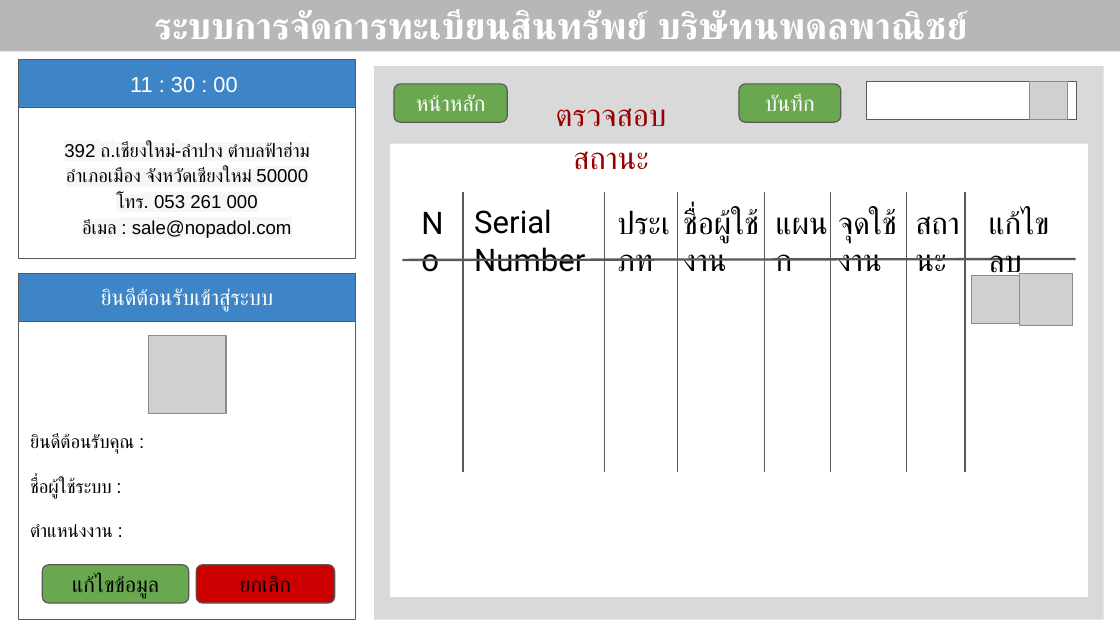
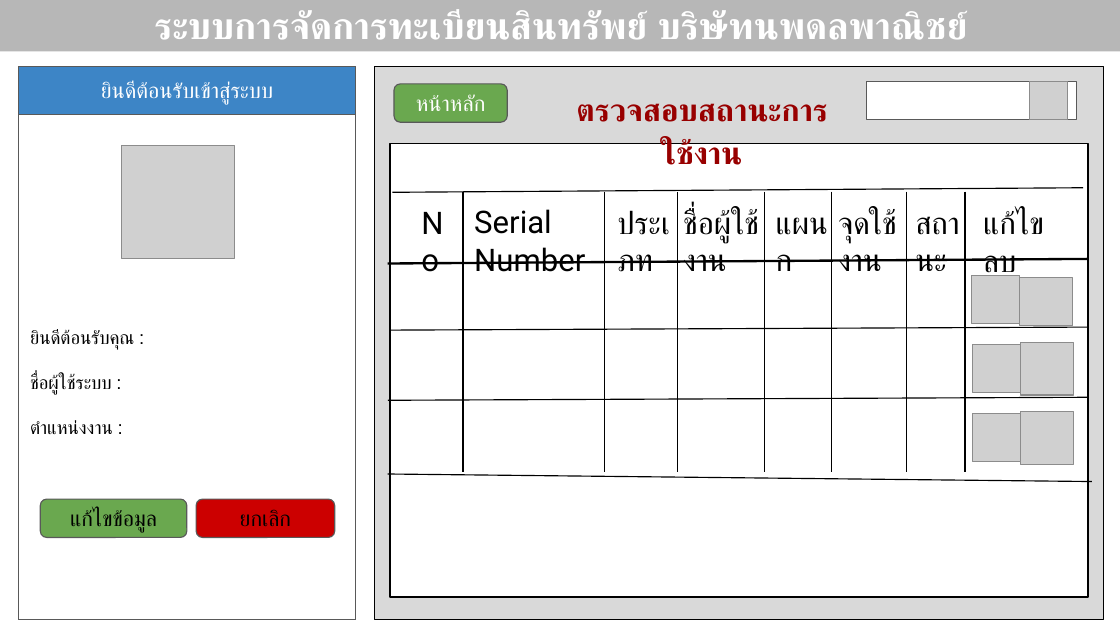
Before and after one commit to itnopadol/Program_asset_register, a slide deck: slide 9 of ออกแบบโปรเจคทะเบียนสินทรัพย์.pptx (slide 7 before the commit). Drawn at 1120x630 pixels with LibreOffice and Linux fonts; fonts in the diff are those of the drawing; grey boxes stand for pictures. Boxes give left, top, right and bottom in pixels: in the first picture for what was removed or moved away, otherwise in the second. Text is boxed around its words. In the diff, an @@ line names an element or a change of style, - is before the commit and + after.

```diff
--- a/ออกแบบโปรเจคทะเบียนสินทรัพย์.pptx
+++ b/ออกแบบโปรเจคทะเบียนสินทรัพย์.pptx
@@ rectangle removed at box(19, 59, 355, 108) @@
-11 : 30 : 00
@@ rectangle "ยินดีต้อนรับเข้าสู่ระบบ": place and size @@
-rectangle "ยินดีต้อนรับเข้าสู่ระบบ" at box(19, 273, 355, 321)
+rectangle "ยินดีต้อนรับเข้าสู่ระบบ" at box(19, 66, 355, 114)
@@ rectangle at box(374, 66, 1103, 619): outline none to #000000 0.75 pt @@
@@ text removed at box(522, 80, 700, 128) @@
-ตรวจสอบสถานะ
@@ rounded rectangle removed at box(739, 84, 841, 122) @@
-บันทึก
@@ rectangle added at box(19, 114, 355, 619), fill #FFFFFF, outline #595959 0.75 pt, 12 pt, text #000000 @@
+ยินดีต้อนรับคุณ :
+ชื่อผู้ใช้ระบบ :
+ตำแหน่งงาน :
@@ picture: place and size @@
-picture at box(148, 336, 225, 413)
+picture at box(121, 146, 234, 259)
@@ rectangle at box(390, 143, 1088, 597): outline none to #000000 0.75 pt @@
@@ text added at box(661, 139, 742, 165), 20 pt, text #980000, bold @@
+ตรวจสอบสถานะการใช้งาน
@@ line added from (392, 193) to (1083, 188), #000000 0.75 pt @@
@@ line (463, 192) - (463, 473): stroke #595959 0.75 pt to #000000 0.75 pt @@
@@ line (604, 192) - (604, 473): stroke #595959 0.75 pt to #000000 0.75 pt @@
@@ line (678, 192) - (678, 473): stroke #595959 0.75 pt to #000000 0.75 pt @@
@@ line (764, 192) - (764, 473): stroke #595959 0.75 pt to #000000 0.75 pt @@
@@ line (832, 192) - (832, 473): stroke #595959 0.75 pt to #000000 0.75 pt @@
@@ line (907, 192) - (907, 473): stroke #595959 0.75 pt to #000000 0.75 pt @@
@@ line (965, 192) - (965, 473): stroke #595959 0.75 pt to #000000 0.75 pt @@
@@ text "แก้ไข ลบ": place and size @@
-text "แก้ไข ลบ" at box(989, 210, 1050, 280)
+text "แก้ไข ลบ" at box(983, 210, 1044, 280)
@@ line moved from (402, 260) - (1075, 259) to (388, 263) - (1088, 259) @@
@@ line (388, 263) - (1088, 259): stroke #595959 1.5 pt to #000000 1.5 pt @@
@@ rectangle added at box(19, 273, 355, 321), fill #3D85C6, outline #595959 0.75 pt @@
@@ picture: place and size @@
-picture at box(1020, 273, 1073, 326)
+picture at box(1020, 278, 1073, 326)
@@ line added from (390, 330) to (1089, 327), #000000 0.75 pt @@
@@ picture added at box(972, 345, 1020, 393) @@
@@ picture added at box(1020, 343, 1073, 395) @@
@@ line added from (388, 400) to (1088, 398), #000000 0.75 pt @@
@@ picture added at box(972, 414, 1020, 463) @@
@@ picture added at box(1020, 411, 1073, 464) @@
@@ line added from (388, 474) to (1092, 482), #000000 0.75 pt @@
@@ rounded rectangle "แก้ไขข้อมูล": place and size @@
-rounded rectangle "แก้ไขข้อมูล" at box(43, 564, 189, 603)
+rounded rectangle "แก้ไขข้อมูล" at box(40, 500, 187, 538)
@@ rounded rectangle "ยกเลิก": place and size @@
-rounded rectangle "ยกเลิก" at box(196, 564, 335, 603)
+rounded rectangle "ยกเลิก" at box(196, 500, 335, 538)
```
Also in this commit, not shown: 7 other slides changed, 7 slides added, 1 slide removed.
